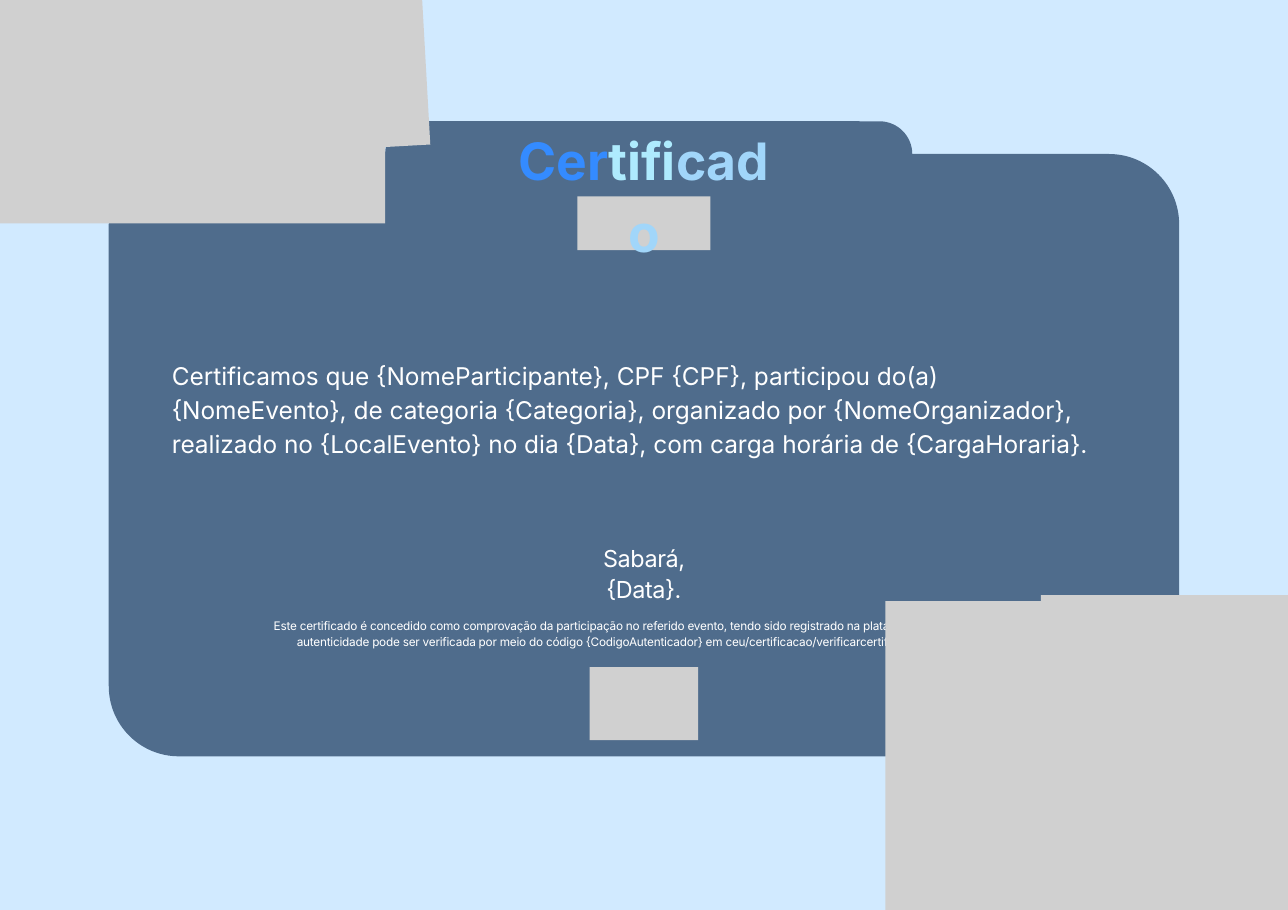
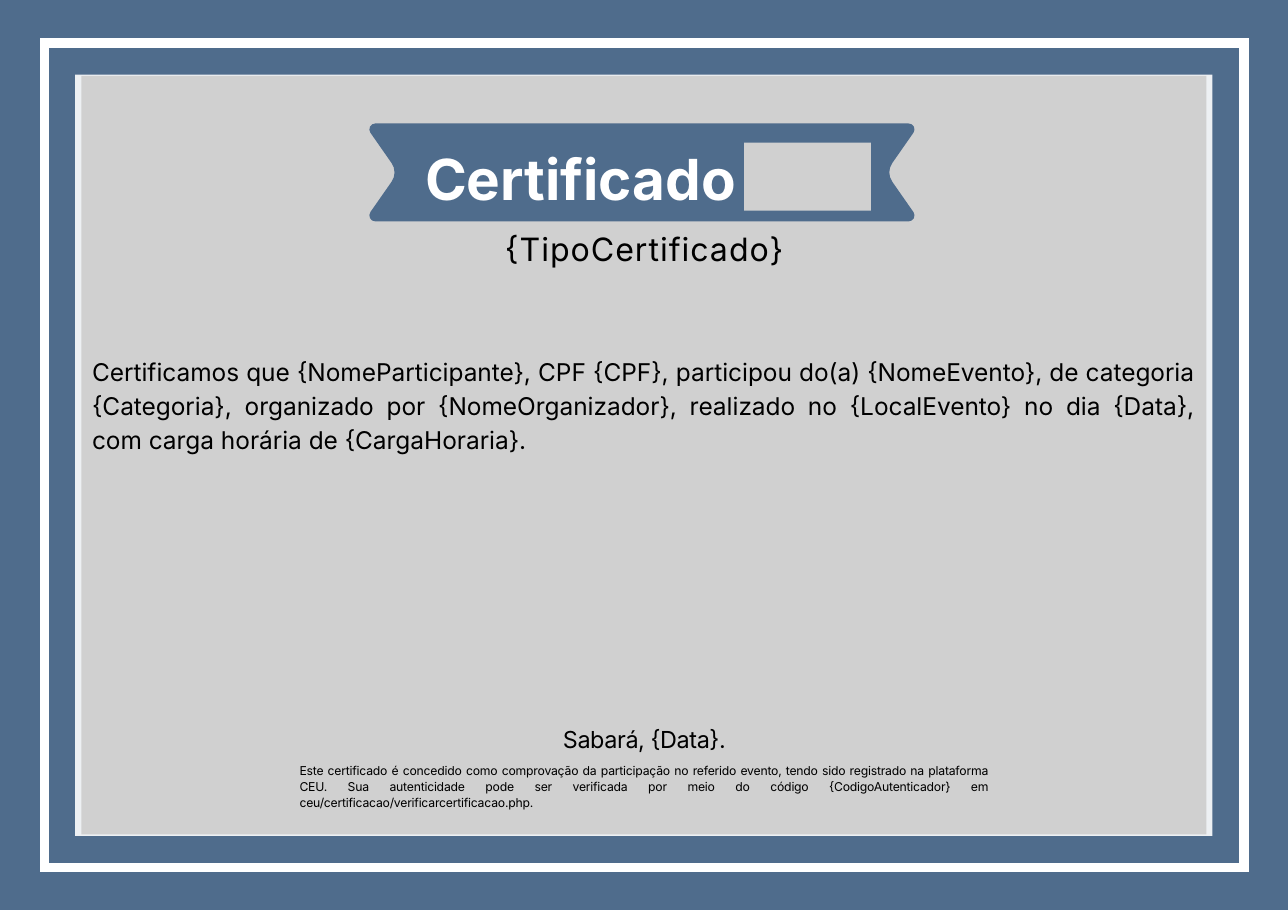
Before and after one commit to nathy-melo/CEU, a slide deck: slide 1 of Certificacao/templates/ModeloExemplo.pptx. Drawn at 1288x910 pixels with LibreOffice and Linux fonts; fonts in the diff are those of the drawing; grey boxes stand for pictures. Boxes give left, top, right and bottom in pixels: in the first picture for what was removed or moved away, otherwise in the second. Text is boxed around its words. In the diff, an @@ line names an element or a change of style, - is before the commit and + after.

Commit message:
manual de usuario, conserta caracteres, popula o bd, bibliotecas para personalizar visualização de certificado, modelos de certificado atualizados e correções de bugs

```diff
--- a/Certificacao/templates/ModeloExemplo.pptx
+++ b/Certificacao/templates/ModeloExemplo.pptx
@@ background #D1EAFF to #4F6C8C @@
@@ picture removed at (0, 0, 386, 224) @@
@@ picture removed at (0, 0, 430, 176) @@
@@ freeform shape added at (44, 43, 1244, 868), outline #FFFFFF 6 pt @@
@@ freeform shape: place and size @@
-freeform shape at (109, 154, 1180, 757)
+freeform shape at (75, 75, 1213, 836)
@@ freeform shape at (75, 75, 1213, 836): fill #4F6C8C to #FFFFFF at 90% opacity @@
@@ picture added at (82, 76, 1206, 835) @@
@@ freeform shape: place and size @@
-freeform shape at (386, 121, 913, 187)
+freeform shape at (369, 123, 914, 221)
@@ picture added at (745, 143, 872, 212) @@
@@ text added at (425, 156, 736, 201), 37 pt, text #FFFFFF, bold @@
+Certificado
@@ picture removed at (577, 196, 711, 250) @@
@@ text added at (505, 234, 783, 268), 21 pt, text #000000 @@
+{TipoCertificado}
@@ text "Certificamos que {NomeParticipante}, CPF {CPF}, ...": place and size @@
-text "Certificamos que {NomeParticipante}, CPF {CPF}, ..." at (172, 365, 1087, 459)
+text "Certificamos que {NomeParticipante}, CPF {CPF}, ..." at (92, 361, 1194, 455)
@@ text "Certificamos que {NomeParticipante}, CPF {CPF}, ..." at (92, 361, 1194, 455): text colour #FFFFFF to #000000; alignment left to justified @@
@@ picture removed at (1041, 595, 1288, 910) @@
@@ text removed at (300, 621, 358, 630) @@
-Certificado
@@ picture removed at (886, 602, 1288, 910) @@
@@ picture removed at (589, 668, 697, 740) @@
@@ text "Sabará, {Data}.": place and size @@
-text "Sabará, {Data}." at (603, 549, 685, 600)
+text "Sabará, {Data}." at (563, 729, 726, 752)
@@ text "Sabará, {Data}." at (563, 729, 726, 752): text colour #FFFFFF to #000000 @@
@@ text "Este certificado é concedido como ...": place and size @@
-text "Este certificado é concedido como ..." at (274, 620, 951, 649)
+text "Este certificado é concedido como ..." at (300, 765, 989, 810)
@@ text "Este certificado é concedido como ..." at (300, 765, 989, 810): size 7.6 to 8 pt, text colour #FFFFFF to #000000, letter spacing -0.1 to -0.2 pt; alignment centre to justified; line spacing 10.1pt to 10.6pt @@
```
Also in this commit, not shown: 29 other files.
